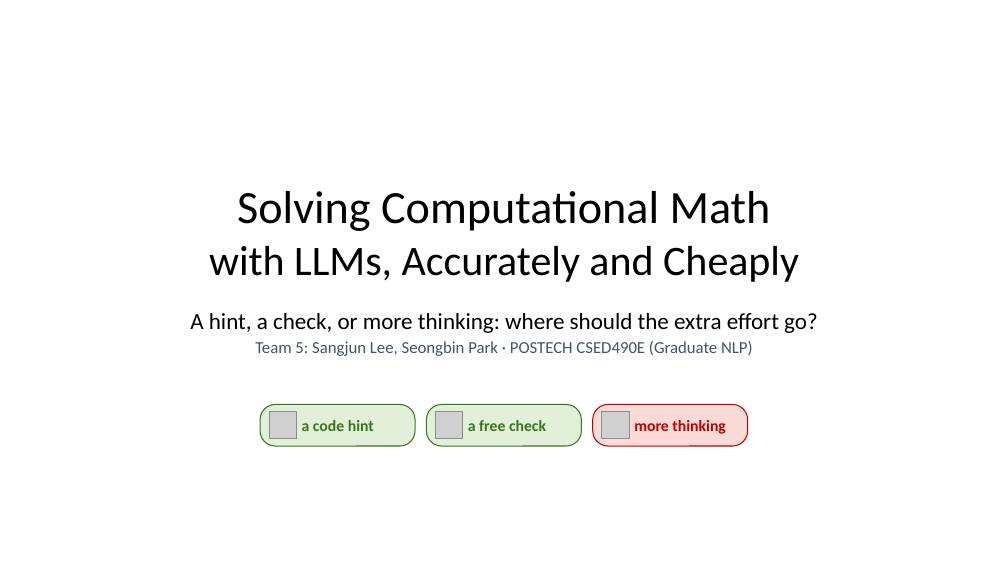
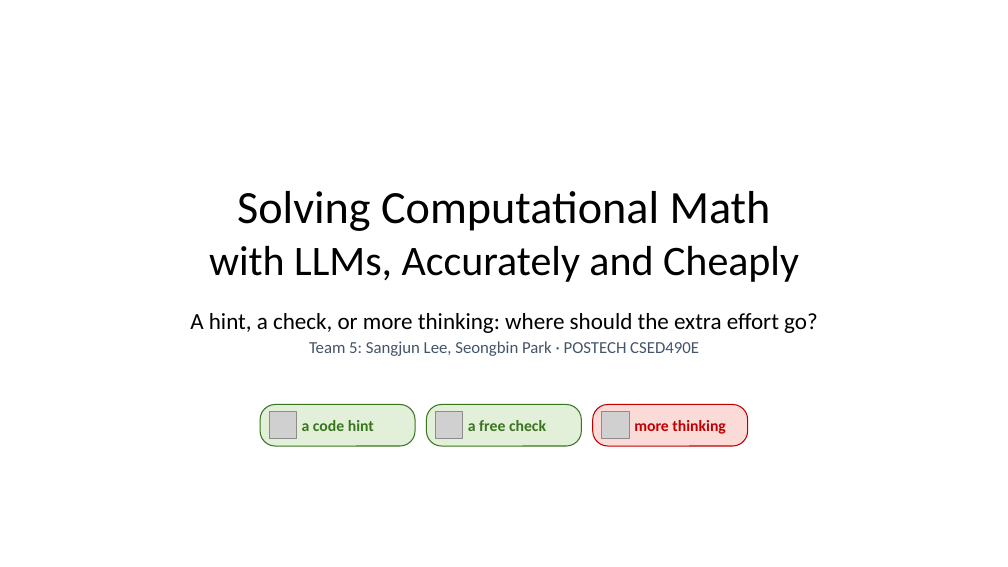
Before and after one commit to dlwns147/CSED490E_Project_Team5, a slide deck: slide 1 of Proposal_Team5.pptx. Drawn at 1008x567 pixels with LibreOffice and Linux fonts; fonts in the diff are those of the drawing; grey boxes stand for pictures. Boxes give left, top, right and bottom in pixels: in the first picture for what was removed or moved away, otherwise in the second. Text is boxed around its words. In the diff, an @@ line names an element or a change of style, - is before the commit and + after.

```diff
--- a/Proposal_Team5.pptx
+++ b/Proposal_Team5.pptx
@@ text at bbox=[309, 341, 699, 356]: text changed @@
-Team 5: Sangjun Lee, Seongbin Park · POSTECH CSED490E (Graduate NLP)
+Team 5: Sangjun Lee, Seongbin Park · POSTECH CSED490E
```
Also in this commit, not shown: 4 other slides changed, 1 slide added, 4 other files.
